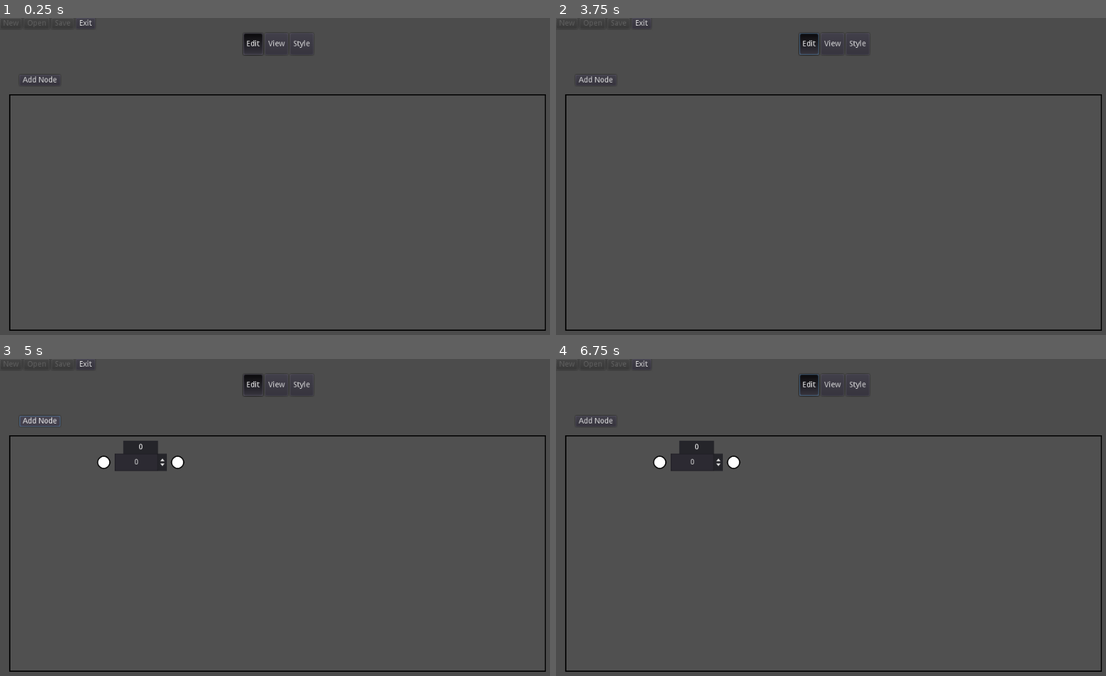
Above: before the commit, frames 1-4 (two rows, left to right).
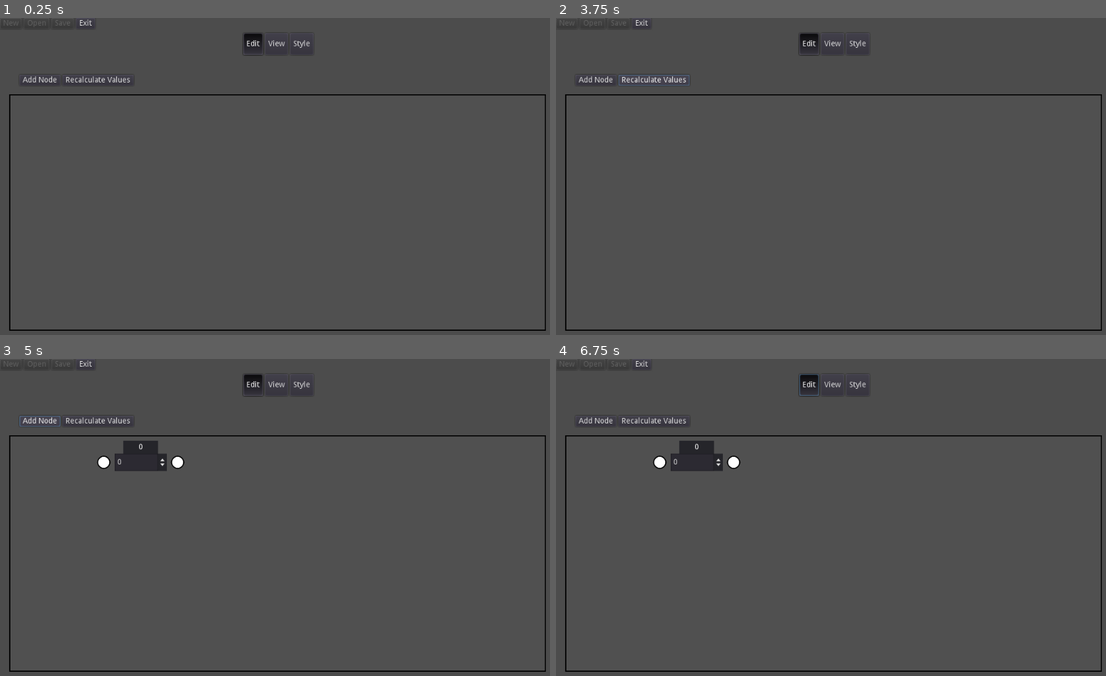
Above: after the commit, the same moments.

Repository: IMP1/flowsheet-old
Game: Godot game, scene res://scenes/Main.tscn
Two runs of this game, one before a commit and one after it. Both use one fixed random seed, a clock stepped at 60 frames per second and the inputs below.
Inputs (mouse positions are in pixels of both pictures, inside the frame that each line leads up to):
- Up to frame 1 (0.25 s): no input
- Up to frame 2 (3.75 s): click "Edit" at 0.5 s; click "View" at 1.25 s; click "Style" at 2 s; click "Edit" at 2.75 s; click (655, 81) at 3.5 s, where only the run after the commit has a clickable "Recalculate Values"
- Up to frame 3 (5 s): click "Add Node" at 4.25 s
- Up to frame 4 (6.75 s): click "View" at 5 s; click "Style" at 5.75 s; click "Edit" at 6.5 s

The runs differ from the first frame. In frame 1, less than 0.1% of the frame differs, in the area x 12-24%, y 18-21%; in frame 2, 0.2%, in the area x 11-48%, y 4-22%; in frame 3, 0.1%; in frame 4, 0.1%.

Commit message:
Add bends to links; Allow setting editable for nodes

Diff:
--- a/project/gui/FlowLink.gd
+++ b/project/gui/FlowLink.gd
@@ -3,12 +3,14 @@
 signal deleted()
 signal formula_changed()
 
-export(Resource) var link
-export(Color) var selected_colour = Color.royalblue
+export(Color) var selected_colour := Color.royalblue
+export(Color) var no_formula := Color.gray
+export(Color) var invalid_formula := Color.red
 
 const SOURCE_NODE_LINE_INDEX = 0
-const TARGET_NODE_LINE_INDEX = 1
+const TARGET_NODE_LINE_INDEX = 3
 
+var link: FlowLink
 var source_node: Control
 var target_node: Control
 var _is_mouse_over: bool = false
@@ -28,10 +30,8 @@
 
 
 func set_mode(mode: int) -> void:
-	_edit.visible = false
-	match mode:
-		0:
-			_edit.visible = true
+	# Links are only viewable in EDIT mode
+	_edit.visible = (mode == 0)
 
 
 func _set_menu_visible(val: bool) -> void:
@@ -39,6 +39,8 @@
 	edit_menu.rect_global_position = get_global_mouse_position() + Vector2(0, 24)
 	if val:
 		border_line.default_color = selected_colour
+	else:
+		border_line.default_color = Color.black # TODO: Get from theme
 
 
 func set_connection(source: Control, target: Control) -> void:
@@ -57,24 +59,53 @@
 #	middle_point /= 2
 #	rect_position = middle_point
 #	$Edit/LineContainer.rect_position = -middle_point
+	var source_pos: Vector2 = source_node.connection_point_out() + Vector2(10, 0)
+	var target_pos: Vector2 = target_node.connection_point_in() + Vector2(-10, 0)
 	line.clear_points()
 	border_line.clear_points()
 	path.curve.clear_points()
-	line.add_point(source_node.connection_point_out())
-	border_line.add_point(source_node.connection_point_out())
-	path.curve.add_point(source_node.connection_point_out())
-	# TODO: Add elbow bends to make it look nicer
-	#       Change TARGET_NODE_LINE_INDEX when this happens
-	line.add_point(target_node.connection_point_in())
-	border_line.add_point(target_node.connection_point_in())
-	path.curve.add_point(target_node.connection_point_in())
+	line.add_point(source_pos)
+	border_line.add_point(source_pos)
+	path.curve.add_point(source_pos)
+
+	var elbow_pos_1: Vector2
+	var elbow_pos_2: Vector2
+	var dist := target_pos.x - source_pos.x
+	if dist < 0:
+		if target_pos.y < source_pos.y:
+			elbow_pos_1 = source_pos - Vector2(0, 16)
+			elbow_pos_2 = target_pos + Vector2(0, 16)
+		else:
+			elbow_pos_1 = source_pos + Vector2(0, 16)
+			elbow_pos_2 = target_pos - Vector2(0, 16)
+	elif dist < 24:
+		elbow_pos_1 = source_pos + Vector2(0, 0)
+		elbow_pos_2 = target_pos + Vector2(0, 0)
+	elif dist < 128:
+		elbow_pos_1 = source_pos + Vector2(dist / 2, 0)
+		elbow_pos_2 = Vector2(elbow_pos_1.x, target_pos.y)
+	else:
+		elbow_pos_1 = source_pos + Vector2(64, 0)
+		elbow_pos_2 = Vector2(elbow_pos_1.x, target_pos.y)
+
+	line.add_point(elbow_pos_1)
+	border_line.add_point(elbow_pos_1)
+	path.curve.add_point(elbow_pos_1)
+
+	line.add_point(elbow_pos_2)
+	border_line.add_point(elbow_pos_2)
+	path.curve.add_point(elbow_pos_2)
+
+	line.add_point(target_pos)
+	border_line.add_point(target_pos)
+	path.curve.add_point(target_pos)
 
 
-func _source_node_moved(position: Vector2) -> void:
+func _source_node_moved(_position: Vector2) -> void:
 	_refresh()
 
 
-func _target_node_moved(position: Vector2) -> void:
+func _target_node_moved(_position: Vector2) -> void:
 	_refresh()
 
 
@@ -93,12 +124,11 @@
 
 func _input(event: InputEvent) -> void:
 	if event is InputEventMouseButton and event.pressed:
-		if _is_point_over(get_local_mouse_position()):
+		if _is_point_over(path.get_local_mouse_position()):
 			_set_menu_visible(not edit_menu.visible)
 
 
 func _is_point_over(point: Vector2) -> bool:
-	var mouse_pos := path.get_local_mouse_position()
-	var line_pos := path.curve.get_closest_point(mouse_pos)
-	var distance_squared = (line_pos - mouse_pos).length_squared()
+	var line_pos := path.curve.get_closest_point(point)
+	var distance_squared := (line_pos - point).length_squared()
 	return distance_squared <= 64
--- a/project/gui/FlowLink.tscn
+++ b/project/gui/FlowLink.tscn
@@ -24,22 +24,20 @@
 margin_bottom = 40.0
 mouse_filter = 2
 
+[node name="Border" type="Line2D" parent="Edit/LineContainer"]
+width = 6.0
+default_color = Color( 0, 0, 0, 1 )
+joint_mode = 2
+begin_cap_mode = 2
+end_cap_mode = 2
+antialiased = true
+
 [node name="Line2D" type="Line2D" parent="Edit/LineContainer"]
 width = 2.0
 default_color = Color( 1, 1, 1, 1 )
 joint_mode = 2
 begin_cap_mode = 2
 end_cap_mode = 2
-antialiased = true
-
-[node name="Border" type="Line2D" parent="Edit/LineContainer"]
-z_index = -10
-width = 6.0
-default_color = Color( 0, 0, 0, 1 )
-joint_mode = 2
-begin_cap_mode = 2
-end_cap_mode = 2
-antialiased = true
 
 [node name="Path2D" type="Path2D" parent="Edit/LineContainer"]
 curve = SubResource( 1 )
--- a/project/gui/FlowNode.gd
+++ b/project/gui/FlowNode.gd
@@ -13,9 +13,6 @@
 onready var _view := $View as Control
 onready var _style := $Style as Control
 
-# TODO: Change the layout. Remove the edit button, and have the edit menu show on right-click?
-# TODO: Make it more clear what the ChangeType and InitialValue fields are doing
-
 
 func _ready():
 	set_mode(0)
@@ -24,6 +21,7 @@
 	$Edit/ConnectOut.node = self
 	$Edit/ConnectOut.accept_incoming = false
 	$Edit/ConnectIn.node = self
+	_edit._new_type_selected(node.type)
 
 
 func connection_point_out() -> Vector2:
@@ -74,9 +72,16 @@
 
 
 func _initial_value_changed(new_value) -> void:
+	print("initial value changed for node #%d" % node.id)
 	node.initial_value = new_value
-	print("new value is " + str(new_value))
 	emit_signal("initial_value_changed")
+	_view.input.value = new_value # TODO: This won't work with all node types
+	_edit.value_setter.value = new_value # TODO: This won't work with all node types
+
+
+func _editable_changed(new_value: bool) -> void:
+	node.accepts_input = new_value
+	_view._set_editable(new_value)
 
 
 func _start_connection() -> void:
@@ -97,14 +102,7 @@
 	$Edit/ConnectOut.reset()
 
 
-func set_input_node(val: bool) -> void:
-	# TODO: This will be used in the VIEW mode
-	node.accepts_input = val
-
-
 func set_value(value) -> void:
-	print("Setting value to %s" % str(value))
-	print("Type is %s" % typeof(value))
 	node.value = value
 	$Edit/Value/Label.text = str(value)
 	_view.set_value(value)
--- a/project/gui/FlowNode.tscn
+++ b/project/gui/FlowNode.tscn
@@ -108,17 +108,8 @@
 margin_bottom = 12.0
 custom_styles/panel = SubResource( 3 )
 
-[node name="Edit" type="Button" parent="Edit"]
+[node name="EditMenu" type="VBoxContainer" parent="Edit"]
 visible = false
-anchor_top = 1.0
-anchor_right = 1.0
-anchor_bottom = 1.0
-margin_top = -2.0
-margin_bottom = 20.0
-toggle_mode = true
-text = "Edit"
-
-[node name="EditMenu" type="VBoxContainer" parent="Edit"]
 anchor_top = 1.0
 anchor_right = 1.0
 anchor_bottom = 1.0
@@ -131,10 +122,31 @@
 margin_bottom = 14.0
 text = "Node ID: #"
 
+[node name="Editable" type="HBoxContainer" parent="Edit/EditMenu"]
+margin_top = 18.0
+margin_right = 190.0
+margin_bottom = 42.0
+size_flags_horizontal = 3
+size_flags_vertical = 3
+
+[node name="Label" type="Label" parent="Edit/EditMenu/Editable"]
+margin_top = 5.0
+margin_right = 93.0
+margin_bottom = 19.0
+size_flags_horizontal = 3
+text = "Editable"
+
+[node name="Value" type="CheckBox" parent="Edit/EditMenu/Editable"]
+margin_left = 97.0
+margin_right = 190.0
+margin_bottom = 24.0
+size_flags_horizontal = 3
+pressed = true
+
 [node name="Type" type="HBoxContainer" parent="Edit/EditMenu"]
-margin_top = 18.0
-margin_right = 190.0
-margin_bottom = 38.0
+margin_top = 46.0
+margin_right = 190.0
+margin_bottom = 66.0
 size_flags_horizontal = 3
 size_flags_vertical = 3
 
@@ -155,9 +167,9 @@
 selected = 1
 
 [node name="InitialValue" type="HBoxContainer" parent="Edit/EditMenu"]
-margin_top = 42.0
-margin_right = 190.0
-margin_bottom = 56.0
+margin_top = 70.0
+margin_right = 190.0
+margin_bottom = 84.0
 size_flags_vertical = 3
 
 [node name="Label" type="Label" parent="Edit/EditMenu/InitialValue"]
@@ -174,9 +186,9 @@
 text = "0"
 
 [node name="HBoxContainer" type="HBoxContainer" parent="Edit/EditMenu"]
-margin_top = 60.0
-margin_right = 190.0
-margin_bottom = 80.0
+margin_top = 88.0
+margin_right = 190.0
+margin_bottom = 108.0
 grow_horizontal = 2
 size_flags_vertical = 3
 custom_constants/separation = 32
@@ -206,17 +218,22 @@
 [node name="Label" type="Label" parent="View"]
 anchor_right = 1.0
 anchor_bottom = 1.0
+text = "0"
+align = 1
+valign = 1
 
 [node name="Input" type="SpinBox" parent="View"]
 anchor_right = 1.0
 anchor_bottom = 1.0
 
 [node name="Style" type="Control" parent="."]
+visible = false
 anchor_right = 1.0
 anchor_bottom = 1.0
 mouse_filter = 2
 script = ExtResource( 4 )
 
+[connection signal="editable_changed" from="Edit" to="." method="_editable_changed"]
 [connection signal="initial_value_changed" from="Edit" to="." method="_initial_value_changed"]
 [connection signal="moved_by" from="Edit" to="." method="_move_by"]
 [connection signal="moved_to" from="Edit" to="." method="_move_to"]
@@ -227,6 +244,7 @@
 [connection signal="pressed" from="Edit/DragHandle" to="Edit" method="_toggle_edit_menu"]
 [connection signal="start_connection" from="Edit/ConnectOut" to="." method="_start_connection"]
 [connection signal="end_connection" from="Edit/ConnectIn" to="." method="_end_connection"]
-[connection signal="toggled" from="Edit/Edit" to="Edit" method="_toggle_edit_menu"]
+[connection signal="toggled" from="Edit/EditMenu/Editable/Value" to="Edit" method="_set_allow_inputs"]
 [connection signal="item_selected" from="Edit/EditMenu/Type/ChangeType" to="Edit" method="_new_type_selected"]
 [connection signal="pressed" from="Edit/EditMenu/HBoxContainer/Delete" to="." method="_deleted"]
+[connection signal="value_changed" from="View/Input" to="Edit" method="_initial_value_set"]
--- a/project/gui/FlowNodeConnector.gd
+++ b/project/gui/FlowNodeConnector.gd
@@ -27,16 +27,16 @@
 	accept_incoming = true
 
 
-func get_drag_data(position):
+func get_drag_data(_position):
 	emit_signal("start_connection")
 	_previous_border_colour = panel.border_color
 	panel.border_color = highlight_colour
 	return node
 
 
-func can_drop_data(position, data):
+func can_drop_data(_position, data):
 	return accept_incoming and (data != node)
 
 
-func drop_data(position, data):
+func drop_data(_position, data):
 	emit_signal("end_connection", data, node)
--- a/project/gui/FlowNodeEdit.gd
+++ b/project/gui/FlowNodeEdit.gd
@@ -2,6 +2,7 @@
 
 signal type_changed(new_type)
 signal initial_value_changed(new_value)
+signal editable_changed(new_value)
 signal moved_by(movement)
 signal moved_to(position)
 
@@ -12,7 +13,7 @@
 
 onready var edit_menu := $EditMenu as Control
 onready var value_setter := $InitialValue as Control
-onready var value_setter_origin := $EditMenu/InitialValue/Label
+onready var edit_menu_initial_value := $EditMenu/InitialValue/Value as Label
 
 
 func _ready():
@@ -89,10 +90,11 @@
 	value_setter.anchor_bottom = 1.0
 	parent.add_child(value_setter)
 	parent.move_child(value_setter, 0)
-	$EditMenu/InitialValue/Value.text = str(FlowNode.default_value(new_type))
+	edit_menu_initial_value.text = str(FlowNode.default_value(new_type))
 
 
 func _initial_value_set(value) -> void:
+	emit_signal("initial_value_changed", value)
 	var text: String
 	match get_parent().node.type:
 		FlowNode.Type.BOOL: # Switch
@@ -104,8 +106,11 @@
 		FlowNode.Type.PERCENTAGE: # Percentage
 			text = "%.1f%%" % (value * 100.0)
 		FlowNode.Type.SHORT_TEXT: # Short Text
-			text = value
+			text = str(value)
 		FlowNode.Type.LONG_TEXT: # Long Text
-			text = value
-	$EditMenu/InitialValue/Value.text = text
-	emit_signal("initial_value_changed", value)
+			text = str(value)
+	edit_menu_initial_value.text = text
+
+
+func _set_allow_inputs(value: bool) -> void:
+	emit_signal("editable_changed", value)
--- a/project/gui/FlowNodeView.gd
+++ b/project/gui/FlowNodeView.gd
@@ -1,20 +1,55 @@
 extends Control
 
 var active: bool = false
-
 var editable: bool = false setget _set_editable
 
-# TODO: Connect Input node to propogate initial values for nodes
+onready var input := $Input as Control
+onready var output := $Label as Control
 
 
 func _set_editable(val: bool) -> void:
-	$Label.visible = (not val)
-	$Input.visible = val
+	output.visible = (not val)
+	input.visible = val
 
 
 func set_type(type: int) -> void:
-	pass # TODO: Set input node based on type
+	var parent: Control = input.get_parent()
+	parent.remove_child(input)
+	match type:
+		FlowNode.Type.BOOL: # Switch
+			input = CheckButton.new()
+			input.connect("toggled", self, "_initial_value_set")
+		FlowNode.Type.INT: # Integer
+			input = SpinBox.new()
+			input.allow_greater = true
+			input.allow_lesser = true
+			input.rounded = true
+			input.connect("value_changed", self, "_initial_value_set")
+		FlowNode.Type.DECIMAL: # Decimal
+			input = SpinBox.new()
+			input.allow_greater = true
+			input.allow_lesser = true
+			input.step = 0.01
+			input.connect("value_changed", self, "_initial_value_set")
+		FlowNode.Type.PERCENTAGE: # Percentage
+			input = HSlider.new()
+			input.max_value = 1.0
+			input.min_value = 0.0
+			input.step = 0.01
+			input.connect("value_changed", self, "_initial_value_set")
+		FlowNode.Type.SHORT_TEXT: # Short Text
+			input = LineEdit.new()
+			input.connect("text_changed", self, "_initial_value_set")
+		FlowNode.Type.LONG_TEXT:
+			input = LineEdit.new()
+			input.connect("text_changed", self, "_initial_value_set")
+		_: # Other
+			print("INVALID NODE TYPE")
+	parent.add_child(input)
+	parent.move_child(input, 0)
+	input.anchor_right = 1.0
+	input.anchor_bottom = 1.0
 
 
 func set_value(value) -> void:
-	$Label.text = str(value)
+	output.text = str(value)
--- a/project/scenes/Main.tscn
+++ b/project/scenes/Main.tscn
@@ -135,6 +135,12 @@
 margin_bottom = 20.0
 text = "Add Node"
 
+[node name="Recalculate" type="Button" parent="Project/EditActions"]
+margin_left = 79.0
+margin_right = 210.0
+margin_bottom = 20.0
+text = "Recalculate Values"
+
 [node name="UndoStack" type="Node" parent="Project"]
 
 [connection signal="pressed" from="ProjectOptions/New" to="." method="_new_project"]
@@ -145,3 +151,4 @@
 [connection signal="pressed" from="Project/ModeOptions/View" to="Project" method="_set_mode" binds= [ 1 ]]
 [connection signal="pressed" from="Project/ModeOptions/Style" to="Project" method="_set_mode" binds= [ 2 ]]
 [connection signal="pressed" from="Project/EditActions/AddNode" to="Project" method="add_node" binds= [ Vector2( 192, 32 ) ]]
+[connection signal="pressed" from="Project/EditActions/Recalculate" to="Project" method="_propogate"]
--- a/project/scenes/Project.gd
+++ b/project/scenes/Project.gd
@@ -14,8 +14,6 @@
 onready var _partial_connection := $Container/Flowsheet/PartialConnection as Line2D
 onready var _nodes := $Container/Flowsheet/Nodes as Control
 onready var _links := $Container/Flowsheet/Links as Control
-
-var DEBUG_LAST_LINK = null
 
 
 func _ready() -> void:
@@ -38,7 +36,6 @@
 	if changed_node == null:
 		for id in _graph._root_nodes:
 			var node = _nodes.get_node(str(id))
-			print(node)
 			_propogate(node)
 		return
 	_calculate_value(changed_node)
@@ -131,8 +128,6 @@
 	_graph.connect_nodes(source_node.node.id, target_node.node.id)
 	target_node.set_input_node(false)
 
-	DEBUG_LAST_LINK = link
-
 
 func _delete_link(link: Control) -> void:
 	link.queue_free()
Not shown, changed: roadmap.note
